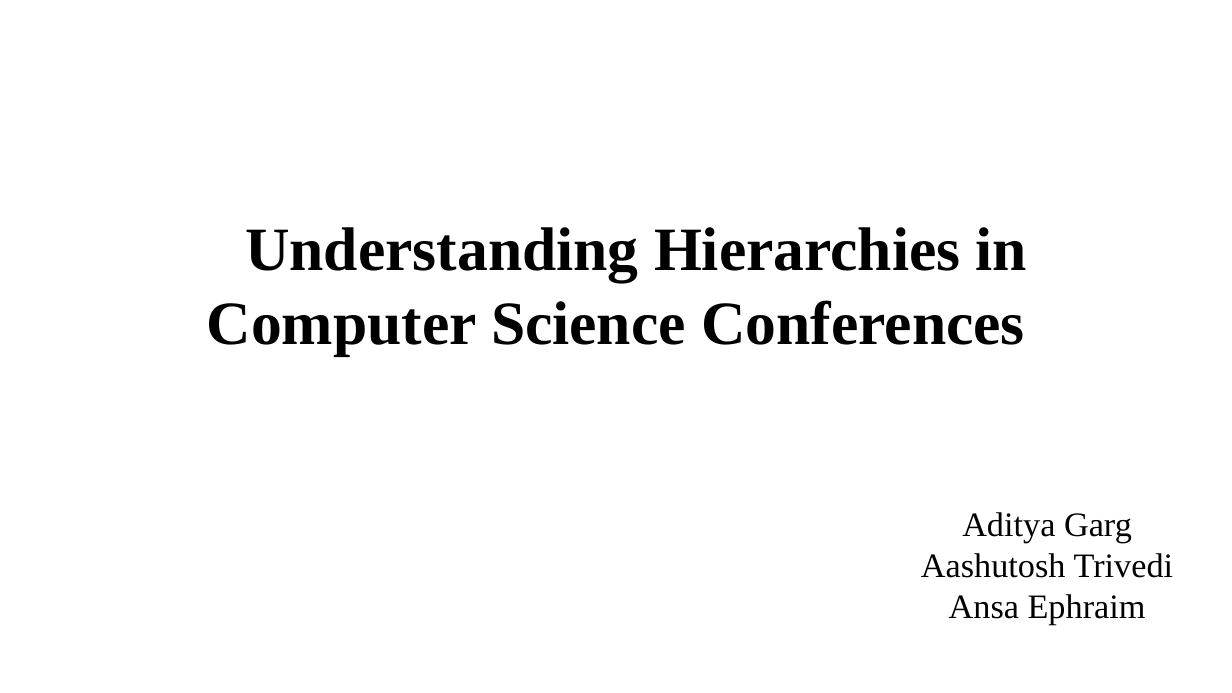
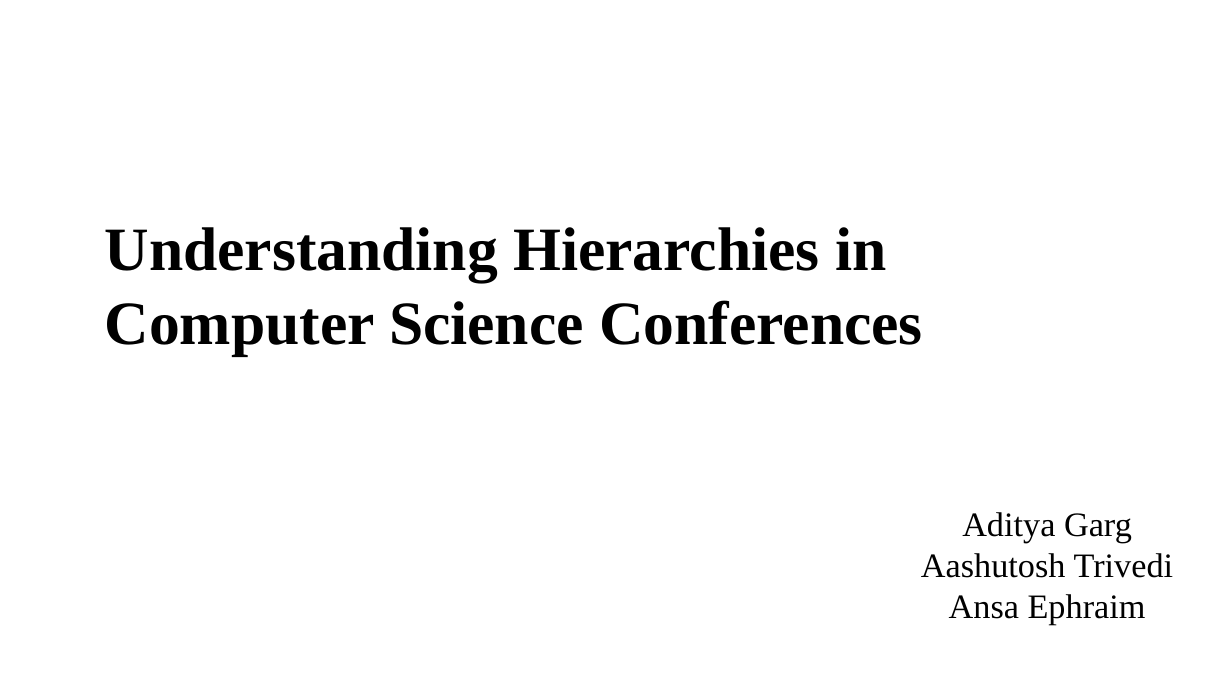
Before and after one commit to ag3859/RTBDProject, a slide deck: slide 1 of RTBD.pptx. Drawn at 1232x693 pixels with LibreOffice and Linux fonts; fonts in the diff are those of the drawing. Boxes give left, top, right and bottom in pixels: in the first picture for what was removed or moved away, otherwise in the second. Text is boxed around its words. In the diff, an @@ line names an element or a change of style, - is before the commit and + after.

```diff
--- a/RTBD.pptx
+++ b/RTBD.pptx
@@ text "Understanding Hierarchies in Computer Science ..." at [105, 227, 923, 356]: alignment centre to left; indent changed @@
```
Also in this commit, not shown: 14 other slides changed, 1 slide added, 1 other file.
